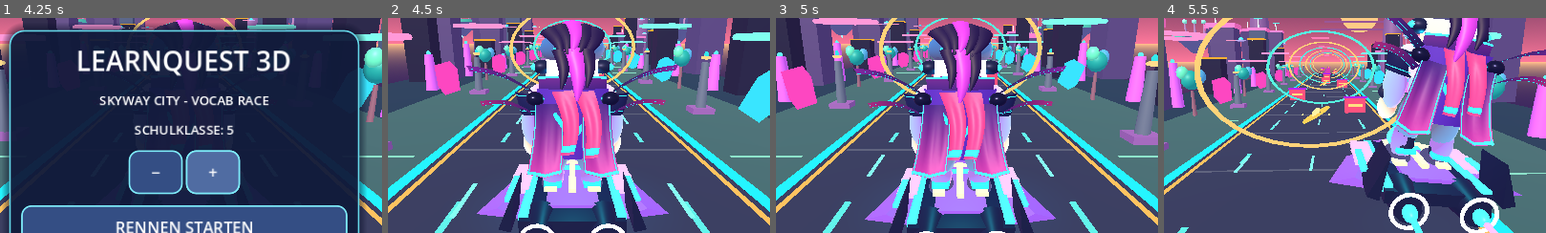
Above: before the commit, frames 1-4 (left to right).
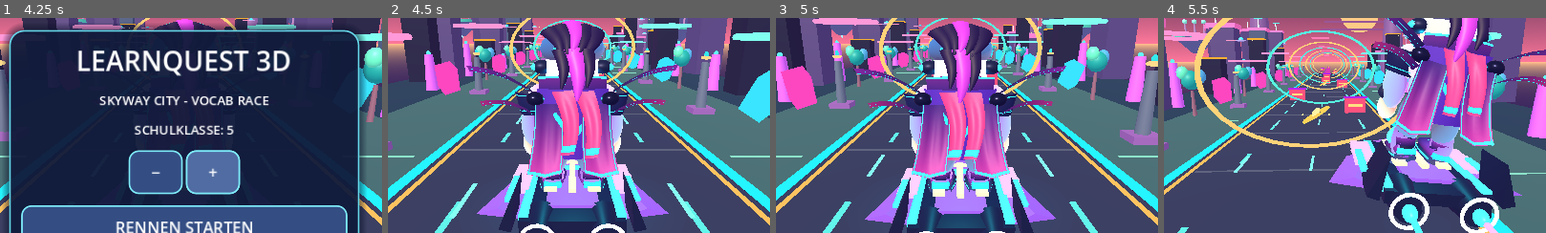
Above: after the commit, the same moments.

Repository: mtothek0703/learnquest-unity-web
Game: Godot game, scene res://main.tscn
The game is run twice, just before and just after one commit, with the same random seed, the same clock (stepped at 60 frames per second) and the same inputs.
Inputs:
- Up to frame 1 (4.25 s): click "RECHTS >" at 0.5 s; click "SPRINGEN" at 1.25 s; click "TURBO" at 2 s; click "−" at 2.75 s; click "+" at 3.5 s
- Up to frame 2 (4.5 s): click "RENNEN STARTEN" at 4.25 s
- Up to frame 3 (5 s): no input
- Up to frame 4 (5.5 s): hold Right from 5.03 s (still down); tap Space at 5.27 s
The pictures show only the part of the screen within x 26-76%, y 18-68%; the shares and areas given below are measured in that part.

Frame 1 is identical in both runs. In frame 2, 0.3% of the frame differs, in the area x 39-57%, y 69-80%; in frame 3, 0.5%; in frame 4, 0.8%, in the area x 57-75%, y 55-68%.

Commit message:
Skyway V32: sculpted neon hover boots and immutable release checks

Diff:
--- a/godot/rider_character.gd
+++ b/godot/rider_character.gd
@@ -331,6 +331,11 @@
         light_band.material_override = glow
         light_band.position = Vector3(0.0, -0.39, 0.18)
         pivot.add_child(light_band)
+        # Original sculpted footwear is attached to each animated leg pivot.
+        var footwear := preload("res://rider_footwear.gd").new() as Node3D
+        footwear.name = "SculptedHoverBoot"
+        footwear.position = Vector3(0.0, -0.49, -0.08)
+        pivot.add_child(footwear)
         balance_legs.append(pivot)
 
 func _add_face_details(model: Node3D) -> void:
--- /dev/null
+++ b/godot/rider_footwear.gd
@@ -0,0 +1,175 @@
+extends Node3D
+## Original high-top hover boots: sculpted layered upper, flexible sole,
+## woven luminous laces, ankle cuff and animated edge lights.
+## All meshes are generated once, with no third-party assets or GPU particles.
+
+var clock: float = 0.0
+var glow_material: StandardMaterial3D
+
+func _ready() -> void:
+    _build_boot()
+
+func _process(delta: float) -> void:
+    clock += delta
+    var controller := get_parent().get_parent().get_parent() as Node3D
+    var turbo := bool(controller.get("boosting")) if controller != null else false
+    if glow_material != null:
+        glow_material.emission_energy_multiplier = 1.5 + (0.85 if turbo else 0.15) * (0.5 + 0.5 * sin(clock * (9.0 if turbo else 3.0)))
+
+func _fabric() -> StandardMaterial3D:
+    var material := StandardMaterial3D.new()
+    material.albedo_color = Color.WHITE
+    material.vertex_color_use_as_albedo = true
+    material.metallic = 0.27
+    material.roughness = 0.40
+    material.cull_mode = BaseMaterial3D.CULL_DISABLED
+    return material
+
+func _neon() -> StandardMaterial3D:
+    var material := StandardMaterial3D.new()
+    material.albedo_color = Color(0.16, 0.95, 1.0)
+    material.emission_enabled = true
+    material.emission = Color(0.05, 0.62, 0.95)
+    material.emission_energy_multiplier = 1.6
+    material.cull_mode = BaseMaterial3D.CULL_DISABLED
+    return material
+
+func _build_boot() -> void:
+    var fabric := _fabric()
+    glow_material = _neon()
+    var upper := MeshInstance3D.new()
+    upper.name = "SculptedUpper"
+    upper.mesh = _shoe_mesh(false)
+    upper.material_override = fabric
+    add_child(upper)
+    var sole := MeshInstance3D.new()
+    sole.name = "SculptedSole"
+    sole.mesh = _shoe_mesh(true)
+    sole.material_override = fabric
+    add_child(sole)
+    var welt := MeshInstance3D.new()
+    welt.name = "NeonSoleWelt"
+    welt.mesh = _welt_mesh()
+    welt.material_override = glow_material
+    add_child(welt)
+    var laces := MeshInstance3D.new()
+    laces.name = "WovenLaces"
+    laces.mesh = _lace_mesh()
+    laces.material_override = glow_material
+    add_child(laces)
+    var cuff := MeshInstance3D.new()
+    cuff.name = "TailoredAnkleCuff"
+    cuff.mesh = _cuff_mesh()
+    cuff.material_override = fabric
+    add_child(cuff)
+
+func _shoe_point(t: float, angle: float, sole: bool) -> Vector3:
+    var width := 0.155 + 0.07 * (1.0 - t) + 0.035 * sin(t * PI)
+    var center_y := 0.07 + 0.05 * t
+    var height := 0.09 + 0.045 * t
+    if sole:
+        width += 0.035
+        center_y = -0.025
+        height = 0.045
+    return Vector3(
+        cos(angle) * width,
+        center_y + sin(angle) * height,
+        -0.47 + 0.75 * t
+    )
+
+func _shoe_vertex(tool: SurfaceTool, point: Vector3, t: float, sole: bool) -> void:
+    var front := Color(0.16, 0.11, 0.38) if not sole else Color(0.06, 0.11, 0.24)
+    var back := Color(0.55, 0.23, 0.72) if not sole else Color(0.18, 0.25, 0.44)
+    tool.set_color(front.lerp(back, t * 0.86))
+    tool.add_vertex(point)
+
+func _shoe_mesh(sole: bool) -> ArrayMesh:
+    var tool := SurfaceTool.new()
+    tool.begin(Mesh.PRIMITIVE_TRIANGLES)
+    const STEPS := 18
+    const SIDES := 12
+    for i in range(STEPS):
+        var t0 := float(i) / float(STEPS)
+        var t1 := float(i + 1) / float(STEPS)
+        for j in range(SIDES):
+            var a0 := TAU * float(j) / float(SIDES)
+            var a1 := TAU * float(j + 1) / float(SIDES)
+            var p00 := _shoe_point(t0, a0, sole)
+            var p01 := _shoe_point(t0, a1, sole)
+            var p10 := _shoe_point(t1, a0, sole)
+            var p11 := _shoe_point(t1, a1, sole)
+            _shoe_vertex(tool, p00, t0, sole)
+            _shoe_vertex(tool, p10, t1, sole)
+            _shoe_vertex(tool, p11, t1, sole)
+            _shoe_vertex(tool, p00, t0, sole)
+            _shoe_vertex(tool, p11, t1, sole)
+            _shoe_vertex(tool, p01, t0, sole)
+    tool.generate_normals()
+    return tool.commit()
+
+func _welt_point(side: float, t: float) -> Vector3:
+    var width := 0.155 + 0.07 * (1.0 - t) + 0.035 * sin(t * PI)
+    return Vector3(side * (width + 0.031), 0.012, -0.47 + 0.75 * t)
+
+func _welt_mesh() -> ArrayMesh:
+    var tool := SurfaceTool.new()
+    tool.begin(Mesh.PRIMITIVE_TRIANGLES)
+    const STEPS := 18
+    for side in [-1.0, 1.0]:
+        for i in range(STEPS):
+            var p := _welt_point(side, float(i) / float(STEPS))
+            var q := _welt_point(side, float(i + 1) / float(STEPS))
+            var rise := Vector3(0.0, 0.018, 0.0)
+            tool.add_vertex(p - rise)
+            tool.add_vertex(q - rise)
+            tool.add_vertex(q + rise)
+            tool.add_vertex(p - rise)
+            tool.add_vertex(q + rise)
+            tool.add_vertex(p + rise)
+    tool.generate_normals()
+    return tool.commit()
+
+func _lace_mesh() -> ArrayMesh:
+    var tool := SurfaceTool.new()
+    tool.begin(Mesh.PRIMITIVE_TRIANGLES)
+    for i in range(6):
+        var z := -0.29 + float(i) * 0.078
+        var y := 0.177 + float(i) * 0.013
+        var a := Vector3(-0.112, y, z + (0.035 if i % 2 == 0 else 0.0))
+        var b := Vector3(0.112, y, z + (0.0 if i % 2 == 0 else 0.035))
+        var across := Vector3(0.0, 0.0, 0.014)
+        tool.add_vertex(a - across)
+        tool.add_vertex(b - across)
+        tool.add_vertex(b + across)
+        tool.add_vertex(a - across)
+        tool.add_vertex(b + across)
+        tool.add_vertex(a + across)
+    tool.generate_normals()
+    return tool.commit()
+
+func _cuff_point(angle: float, top: bool) -> Vector3:
+    return Vector3(
+        cos(angle) * (0.177 if top else 0.168),
+        0.31 if top else 0.18,
+        0.155 + sin(angle) * (0.16 if top else 0.14)
+    )
+
+func _cuff_vertex(tool: SurfaceTool, point: Vector3, top: bool) -> void:
+    tool.set_color(Color(0.45, 0.19, 0.66) if top else Color(0.12, 0.11, 0.35))
+    tool.add_vertex(point)
+
+func _cuff_mesh() -> ArrayMesh:
+    var tool := SurfaceTool.new()
+    tool.begin(Mesh.PRIMITIVE_TRIANGLES)
+    const SIDES := 16
+    for i in range(SIDES):
+        var a := TAU * float(i) / float(SIDES)
+        var b := TAU * float(i + 1) / float(SIDES)
+        _cuff_vertex(tool, _cuff_point(a, false), false)
+        _cuff_vertex(tool, _cuff_point(a, true), true)
+        _cuff_vertex(tool, _cuff_point(b, true), true)
+        _cuff_vertex(tool, _cuff_point(a, false), false)
+        _cuff_vertex(tool, _cuff_point(b, true), true)
+        _cuff_vertex(tool, _cuff_point(b, false), false)
+    tool.generate_normals()
+    return tool.commit()
--- a/godot/smoke_test.gd
+++ b/godot/smoke_test.gd
@@ -111,6 +111,29 @@
         if trim_material == null or not trim_material.emission_enabled:
             _fail("Neon shoulder piping is not emissive on " + arm_name)
             return
+    # V32: custom-meshed high-top footwear follows both articulated legs.
+    for leg_name in ["BalanceLeg0", "BalanceLeg1"]:
+        var footwear := installed_model.get_node_or_null(leg_name + "/SculptedHoverBoot") as Node3D
+        if footwear == null:
+            _fail("Animated high-top boot missing: " + leg_name)
+            return
+        for mesh_name in ["SculptedUpper", "SculptedSole"]:
+            var part := footwear.get_node_or_null(mesh_name) as MeshInstance3D
+            if part == null or not (part.mesh is ArrayMesh) or (part.mesh as ArrayMesh).surface_get_array_len(0) < 1000:
+                _fail("Boot needs detailed sculpted geometry: " + leg_name + "/" + mesh_name)
+                return
+        for detail_name in ["NeonSoleWelt", "WovenLaces"]:
+            var detail := footwear.get_node_or_null(detail_name) as MeshInstance3D
+            if detail == null or not (detail.mesh is ArrayMesh):
+                _fail("Boot detail missing: " + leg_name + "/" + detail_name)
+                return
+            var detail_material := detail.material_override as StandardMaterial3D
+            if detail_material == null or not detail_material.emission_enabled:
+                _fail("Boot edge and laces must glow")
+                return
+        if footwear.get_node_or_null("TailoredAnkleCuff") == null:
+            _fail("Boot ankle cuff missing: " + leg_name)
+            return
     # V31: mesh-built two-panel coat, gradient fabric, luminous seams and collar.
     var coat := installed_model.get_node_or_null("AnimatedSculptedCoat") as Node3D
     if coat == null:
@@ -374,5 +397,5 @@
         if answer_button.disabled:
             _fail("A new vocabulary question kept an old answer disabled")
             return
-    print("LEARNQUEST SMOKE TEST PASSED: scene, 3D world, rider, steering, jump, pickups, vocabulary, responsive V31 HUD")
+    print("LEARNQUEST SMOKE TEST PASSED: scene, 3D world, sculpted V32 boots, rider, steering, jump, pickups, vocabulary, responsive HUD")
     quit(0)
Not shown, changed: .github/scripts/preserve_legacy_pages.py
Not shown, changed: .github/scripts/test_preserve_legacy_pages.py
Not shown, changed: .github/workflows/preserve-pages-check.yml
Not shown, changed: .github/workflows/publish-unity-webgl.yml
